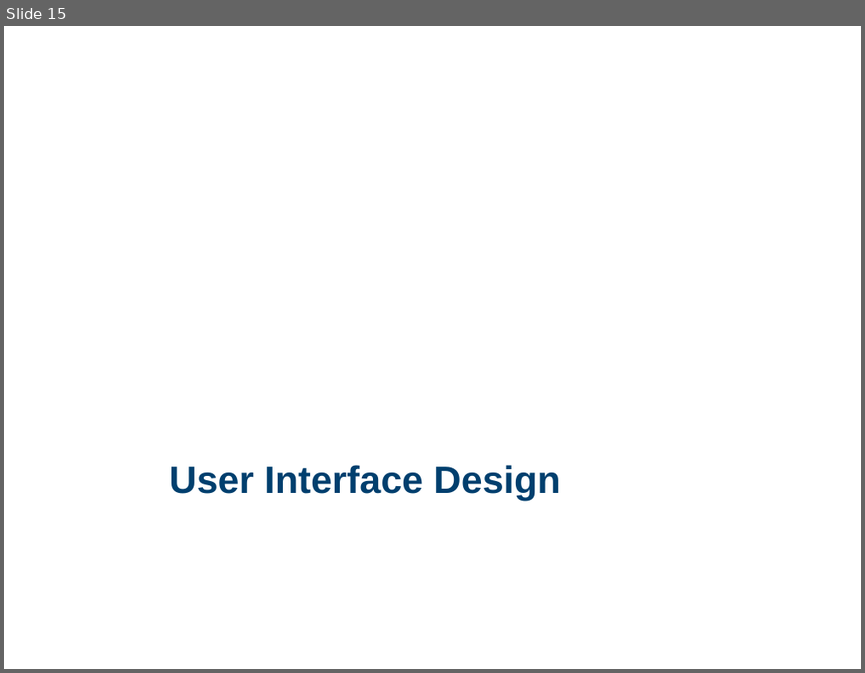
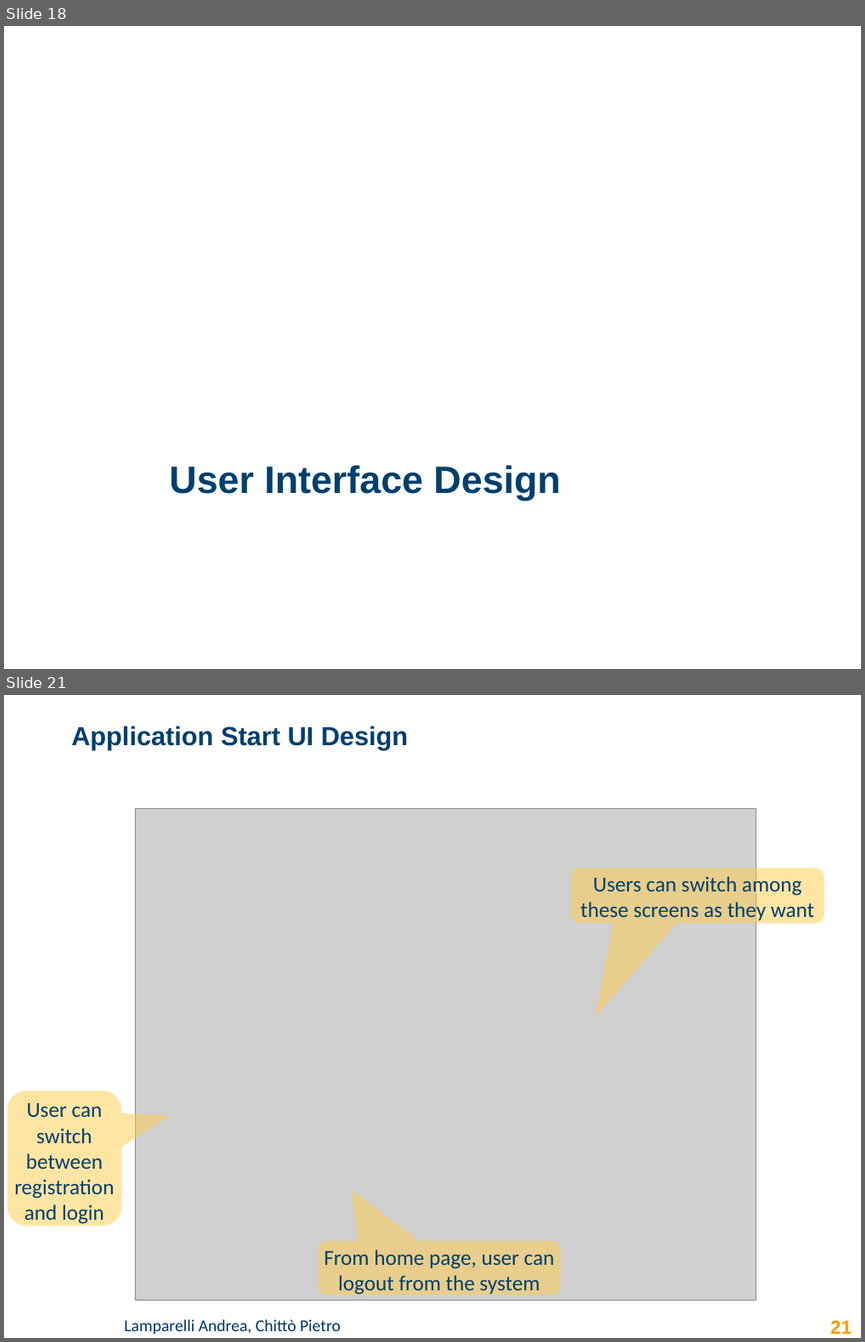
Before and after one commit to lampajr/QDocs, a slide deck: documentation/presentation_qdocs.pptx. Shown one above the other, each under a label of ours: slide 15 before the commit, slides 18 and 21 after it; the slides between them are not shown. The pictures are 865x673 and 865x1342 pixels, drawn with LibreOffice and Linux fonts; fonts in the diff are those of the drawing; grey boxes stand for pictures; background and template pictures are left out. Boxes give left, top, right and bottom in pixels: in the first picture for what was removed or moved away, otherwise in the second. Text is boxed around its words. In the diff, an @@ line names an element or a change of style, - is before the commit and + after.

```diff
--- a/documentation/presentation_qdocs.pptx
+++ b/documentation/presentation_qdocs.pptx
@@ slide 21 added at bbox=[4, 695, 861, 1338], background #FFFFFF @@
@@ title added at bbox=[71, 726, 408, 750], 22 pt, text #003F6E, bold @@
+Application Start UI Design
@@ picture added at bbox=[136, 808, 756, 1300] @@
@@ rounded speech box added at bbox=[571, 868, 824, 923], fill #FFCD4A at 50% opacity, 18 pt, text #003F6E @@
+Users can switch among these screens as they want
@@ rounded speech box added at bbox=[7, 1091, 121, 1225], fill #FFCD4A at 50% opacity, 18 pt, text #003F6E @@
+User can switch between registration and login
@@ rounded speech box added at bbox=[318, 1241, 560, 1295], fill #FFCD4A at 50% opacity, 18 pt, text #003F6E @@
+From home page, user can logout from the system
@@ text added at bbox=[82, 1319, 438, 1333], 12 pt, text #003F6E, bold @@
+Lamparelli Andrea (andrea.lamparelli@mail.polimi.it)
@@ text added at bbox=[124, 1319, 341, 1333], 14 pt, text #003366 @@
+Lamparelli Andrea, Chittò Pietro
@@ page number added at bbox=[830, 1320, 851, 1333], 16 pt, text #FF9900, bold @@
+21
@@ what was slide 15 is now slide 18 @@
```
Also in this commit, not shown: 4 slides changed, 3 other slides added, 1 other file.
